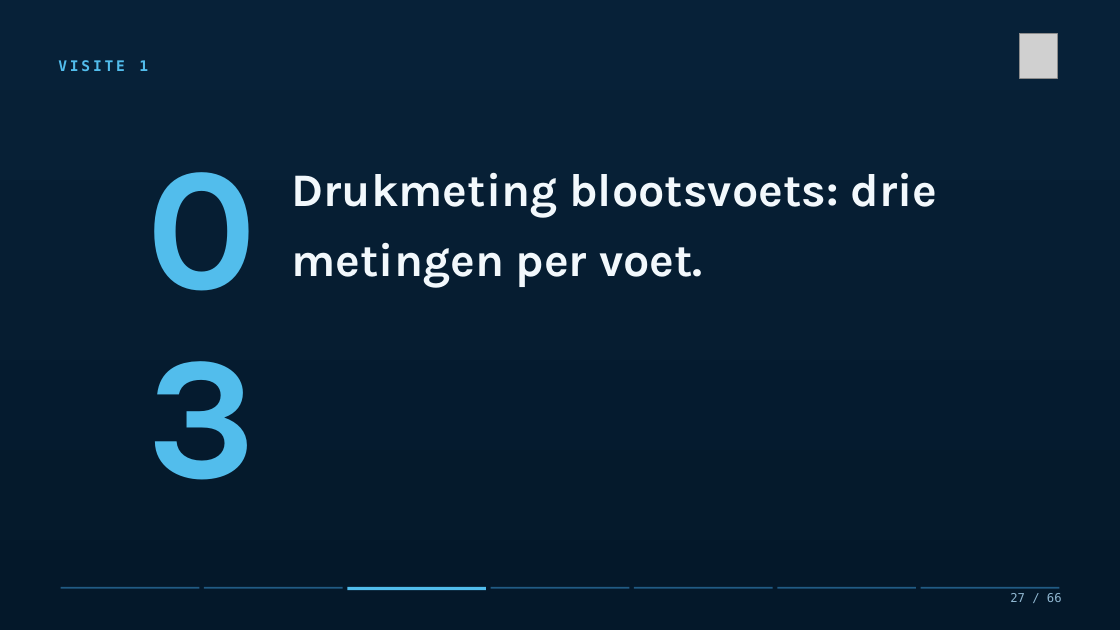
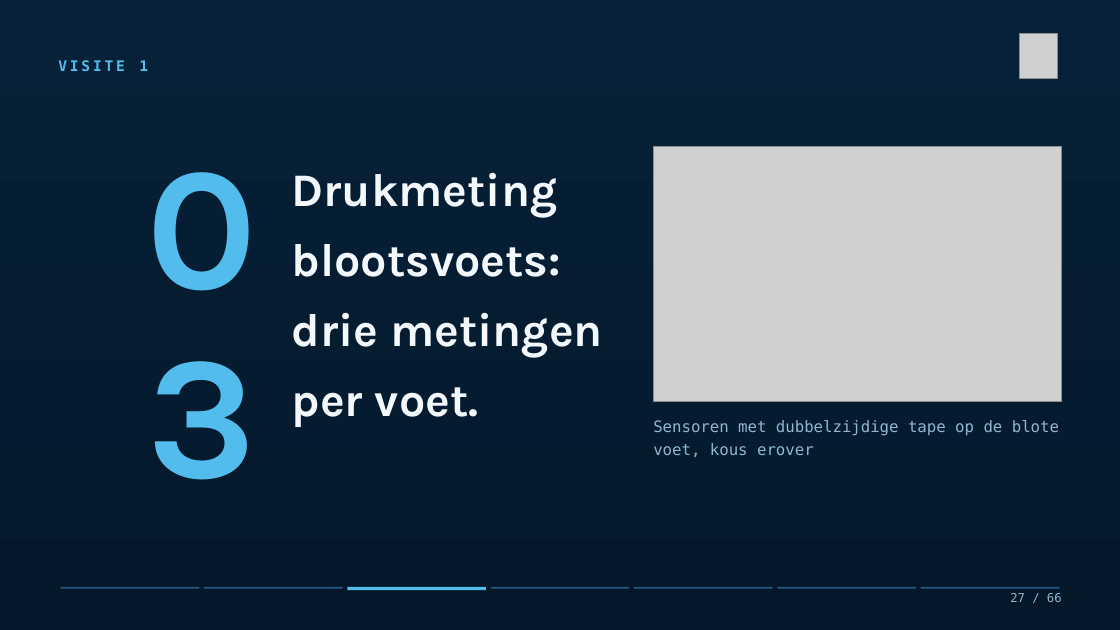
Before and after one commit to Dellfs/paradise-project, a slide deck: slide 27 of PARADISE_presentatie/PARADISE_opleidingssessie_voetklinieken.pptx. Drawn at 1120x630 pixels with LibreOffice and Linux fonts; fonts in the diff are those of the drawing; grey boxes stand for pictures. Boxes give left, top, right and bottom in pixels: in the first picture for what was removed or moved away, otherwise in the second. Text is boxed around its words. In the diff, an @@ line names an element or a change of style, - is before the commit and + after.

```diff
--- a/PARADISE_presentatie/PARADISE_opleidingssessie_voetklinieken.pptx
+++ b/PARADISE_presentatie/PARADISE_opleidingssessie_voetklinieken.pptx
@@ text "Drukmeting blootsvoets: drie metingen per ..." rewrapped from bbox=[292, 172, 938, 287] to bbox=[292, 172, 602, 427] @@
@@ picture added at bbox=[654, 146, 1062, 402] @@
@@ text added at bbox=[653, 420, 1059, 457], 13.5 pt, text #8FB6D0 @@
+Sensoren met dubbelzijdige tape op de blote voet, kous erover
```
Also in this commit, not shown: 7 other slides changed, 4 other files.
